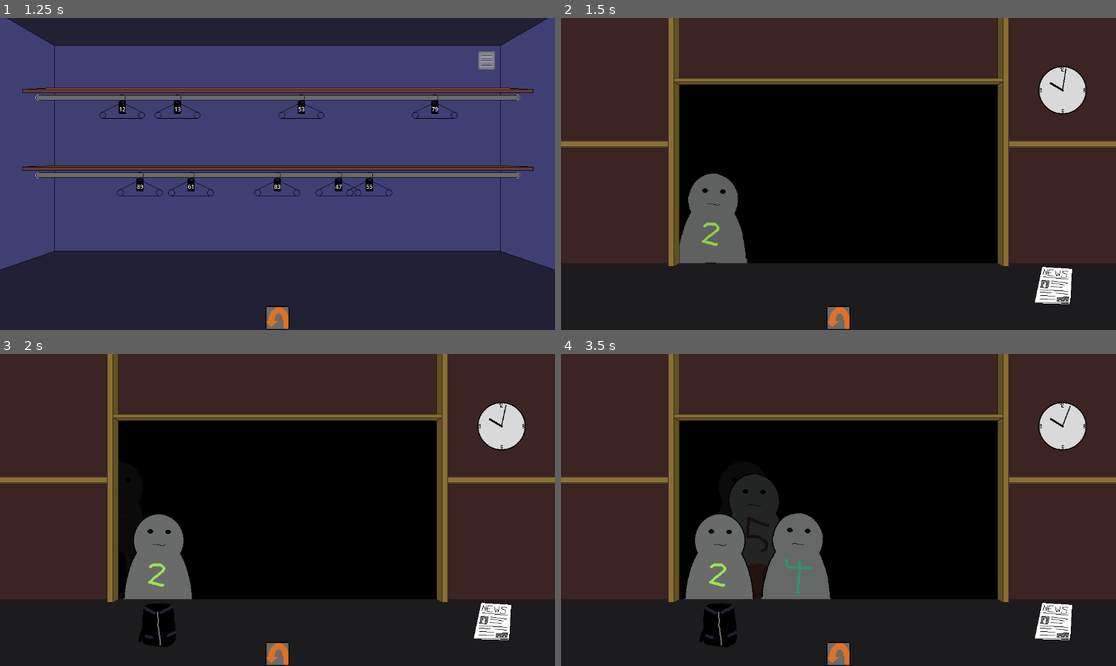
Above: before the commit, frames 1-4 (two rows, left to right).
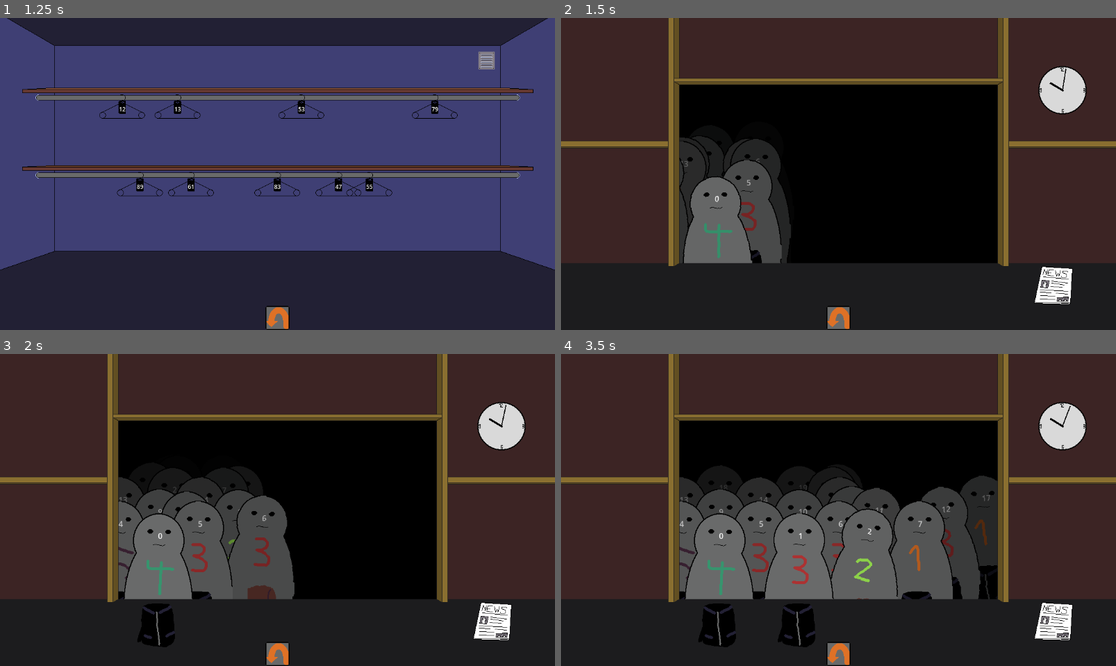
Above: after the commit, the same moments.

Repository: Reicher/cloakroom
Game: Godot game, scene res://scenes/game.tscn
Two runs of this game, one before a commit and one after it. Both use one fixed random seed, a clock stepped at 60 frames per second and the inputs below.
Inputs (mouse positions are in pixels of both pictures, inside the frame that each line leads up to):
- Up to frame 1 (1.25 s): click (277, 317) at 0.5 s
- Up to frame 2 (1.5 s): click (838, 317) at 1.25 s
- Up to frame 3 (2 s): no input
- Up to frame 4 (3.5 s): click (838, 653) at 2 s; tap Enter at 2.75 s; move the mouse to (683, 444) at 2.77 s; click (683, 444) at 2.92 s

Frame 1 is identical in both runs. In frame 2, 4.8% of the frame differs, in the area x 21-42%, y 37-79%; in frame 3, 8.4%; in frame 4, 15%, in the area x 21-79%, y 38-94%.

Commit message:
state one done, bug free?

Diff:
--- a/project.godot
+++ b/project.godot
@@ -15,6 +15,12 @@
 config/features=PackedStringArray("4.3", "Forward Plus")
 config/icon="res://icon.svg"
 
+[global_group]
+
+ticket=""
+surface=""
+pickable=""
+
 [input]
 
 pickup={
--- a/scenes/guest.tscn
+++ b/scenes/guest.tscn
@@ -1,8 +1,10 @@
-[gd_scene load_steps=6 format=3 uid="uid://b5lv7jagjt36c"]
+[gd_scene load_steps=8 format=3 uid="uid://b5lv7jagjt36c"]
 
 [ext_resource type="Texture2D" uid="uid://cfdkgih8upaqi" path="res://assets/image/people.png" id="1_0h3y4"]
-[ext_resource type="Script" path="res://scripts/guest.gd" id="1_cosfk"]
-[ext_resource type="PackedScene" uid="uid://3jaosd11oj0w" path="res://scenes/pickableItems/money.tscn" id="4_umgrx"]
+[ext_resource type="Script" path="res://scripts/guest/guest.gd" id="2_lea64"]
+[ext_resource type="Script" path="res://scripts/guest/store_state.gd" id="4_rmlru"]
+[ext_resource type="Script" path="res://scripts/guest/party_state.gd" id="5_wnbbw"]
+[ext_resource type="Script" path="res://scripts/guest/leave_state.gd" id="6_spsb4"]
 
 [sub_resource type="AtlasTexture" id="AtlasTexture_jnwbw"]
 atlas = ExtResource("1_0h3y4")
@@ -14,11 +16,7 @@
 [node name="Guest" type="Sprite2D"]
 texture = SubResource("AtlasTexture_jnwbw")
 offset = Vector2(0, -30)
-script = ExtResource("1_cosfk")
-
-[node name="Money" parent="." instance=ExtResource("4_umgrx")]
-visible = false
-position = Vector2(0, 62)
+script = ExtResource("2_lea64")
 
 [node name="LeaveTimer" type="Timer" parent="."]
 one_shot = true
@@ -29,4 +27,19 @@
 position = Vector2(2, 64.5)
 shape = SubResource("RectangleShape2D_ejxsv")
 
+[node name="Store" type="Node" parent="."]
+script = ExtResource("4_rmlru")
+
+[node name="Party" type="Node" parent="."]
+script = ExtResource("5_wnbbw")
+
+[node name="Leave" type="Node" parent="."]
+script = ExtResource("6_spsb4")
+
+[node name="Label" type="Label" parent="."]
+offset_top = -144.0
+offset_right = 40.0
+offset_bottom = -121.0
+text = "1"
+
 [connection signal="timeout" from="LeaveTimer" to="." method="_on_leave_timer_timeout"]
--- a/scenes/pickableItems/pickable_item.tscn
+++ b/scenes/pickableItems/pickable_item.tscn
@@ -2,7 +2,7 @@
 
 [ext_resource type="Script" path="res://scripts/pickable_item.gd" id="1_h4u6v"]
 
-[node name="PickableItem" type="Node2D"]
+[node name="PickableItem" type="Node2D" groups=["pickable"]]
 texture_filter = 1
 script = ExtResource("1_h4u6v")
 
--- a/scenes/pickableItems/ticket.tscn
+++ b/scenes/pickableItems/ticket.tscn
@@ -7,7 +7,7 @@
 [sub_resource type="LabelSettings" id="LabelSettings_tykhu"]
 font_size = 12
 
-[node name="PickableItem" instance=ExtResource("1_o6fba")]
+[node name="PickableItem" groups=["ticket"] instance=ExtResource("1_o6fba")]
 
 [node name="Sprite2D" parent="." index="0"]
 texture = ExtResource("2_pek8y")
--- a/scenes/surface.tscn
+++ b/scenes/surface.tscn
@@ -2,7 +2,7 @@
 
 [ext_resource type="Script" path="res://scripts/surface.gd" id="1_li0kv"]
 
-[node name="Surface" type="Area2D"]
+[node name="Surface" type="Area2D" groups=["surface"]]
 position = Vector2(0, 509)
 script = ExtResource("1_li0kv")
 
--- a/scripts/counterView.gd
+++ b/scripts/counterView.gd
@@ -4,16 +4,11 @@
 @onready var counter = $Booth/Surface
 
 func add_guest(guest: Node2D):
-	guest.stand_in_queue(queue)
-
 	guest.dropItem.connect(on_guest_drop)
 	counter.item_added.connect(guest.counter_item_added)
 
-func on_guest_arrive(guest: Node2D):
-	queue.handle_guest(guest)
-
-func on_guest_leave(guest: Node2D):
-	queue.handle_guest(guest)
+	guest._queue = queue
+	queue.add_child(guest)
 
 func on_guest_drop(item: Node2D):
 	item.move_to_parent(self)
--- a/scripts/game.gd
+++ b/scripts/game.gd
@@ -8,7 +8,7 @@
 var guestScene = preload("res://scenes/guest.tscn")
 
 # Club Night Settings
-var total_guests = 24
+var total_guests = 20
 var night_duration = 30
 
 var elapsed_time = 0
@@ -16,7 +16,7 @@
 var guests_spawned = 0
 
 func _ready():
-	var spawn_interval = (night_duration / 2.0) / total_guests
+	var spawn_interval = 0#(night_duration / 2.0) / total_guests
 	for i in range(total_guests):
 		guest_spawn_times.append(i * spawn_interval)  # Precompute spawn times
 
@@ -34,6 +34,7 @@
 	guest.dropItem.connect(hand.add_pickable)
 	counter_view.add_guest(guest)
 	guest.notify_opening_hours(0, night_duration)
+	guest.change_state("Store") # Initial state
 
 func _on_texture_button_pressed() -> void:
 	counter_view.visible = !counter_view.visible
--- a/scripts/guest.gd
+++ b/scripts/guest.gd
@@ -26,7 +26,6 @@
 var guest_id = guests
 
 
-
 func _ready():
 	global_position = Vector2(0, 300)
 	var texture = AtlasTexture.new()
@@ -42,7 +41,6 @@
 
 	print("Guest " + str(guest_id) + " Initialized with speed: " + str(speed) + ", Belonging: " + str(belonging))
 	guests += 1
-
 
 func stand_in_queue(queue: Node2D):
 	_queue = queue
--- /dev/null
+++ b/scripts/guest/guest.gd
@@ -0,0 +1,93 @@
+extends Sprite2D
+
+signal dropItem(item: Node2D)
+
+@onready var leaving = $LeaveTimer
+@onready var notificationArea = $NotificationArea
+
+var speed : int = 150 + (randi() % 150)
+var position_tween : Tween = null
+var rock_tween: Tween = null
+
+@onready var money = $Money
+var belonging : Node2D
+var ticket: Node2D
+
+var _queue : Node2D
+static var guests = 0
+var guest_id = guests
+
+var current_state
+
+func _ready():
+	guests += 1
+	global_position = Vector2(0, 300)
+	var texture = AtlasTexture.new()
+	texture.atlas = load("res://assets/image/people.png")
+	texture.region = Rect2(145 * (randi() % 5), 0, 145, 300)
+	self.texture = texture
+
+	# Get a random cloak and add it as the guest's belonging
+	belonging = Wardrobe.new().get_random_cloak()
+	if belonging:
+		belonging.position = Vector2(0, 50)
+		add_child(belonging)
+
+	$Label.text = str(guest_id)
+
+func change_state(new_state: String) -> void:
+	print("Guest " + str(guest_id) + " transition from " + str(current_state) + " to " + new_state)
+	if current_state:
+		current_state.exit_state()
+	current_state = get_node(new_state)
+	if current_state:
+		current_state.enter_state(self)
+
+func find_better_spot():
+	var position = _queue.get_best_spot(self)
+	if position:
+		_move_to(position)
+
+func pay(amount: int):
+	var money = load("res://scenes/pickableItems/money.tscn").instantiate()
+	money.position = position + Vector2(0, 62)
+	dropItem.emit(money)
+
+func _move_to(target_pos: Vector2) -> Tween:
+	if position_tween and position_tween.is_running():
+		position_tween.kill()
+	if rock_tween and rock_tween.is_running():
+		rock_tween.kill()
+
+	var duration = global_position.distance_to(target_pos) / speed
+	position_tween = create_tween()
+	position_tween.tween_property(self, "global_position", target_pos, duration)
+	position_tween.set_trans(Tween.TRANS_LINEAR)
+	position_tween.set_ease(Tween.EASE_IN_OUT)
+
+	rock_tween = create_tween()
+
+	rock_tween.set_loops(-1)
+	rock_tween.set_trans(Tween.TRANS_LINEAR)
+	rock_tween.set_ease(Tween.EASE_IN_OUT)
+
+	var rock_duration = 1.0 / (speed / 100.0)
+	rock_tween.tween_property(self, "rotation", 0.1, rock_duration/2)
+	rock_tween.tween_property(self, "rotation", -0.1, rock_duration/2)
+
+	position_tween.finished.connect(func() -> void:
+		rock_tween.kill()
+		self.rotation = 0
+		current_state.move_finished()
+	)
+	return position_tween
+
+# Stupid function that nees to die
+func notify_opening_hours(opens: int, closes: int):
+	var night_duration = closes - opens
+	#leaving.start(float((night_duration/2) + randi() % (night_duration/2)))
+
+func counter_item_added(item: Node2D):
+	await get_tree().physics_frame  # Wait until physics updates so that item box is correct
+	if _queue.at_counter(self) and not position_tween.is_running() and notificationArea.overlaps_area(item.area):
+		current_state.item_presented(item)
--- /dev/null
+++ b/scripts/guest/guest_state.gd
@@ -0,0 +1,17 @@
+extends Node
+
+class_name GuestState
+
+var guest
+
+func enter_state(guest: Node2D) -> void:
+	self.guest = guest
+
+func exit_state() -> void:
+	pass
+
+func item_presented(item: Node2D):
+	pass
+
+func move_finished():
+	pass
--- /dev/null
+++ b/scripts/guest/leave_state.gd
@@ -0,0 +1,9 @@
+extends GuestState
+
+func enter_state(guest: Node2D) -> void:
+	super(guest)
+	pass
+
+func exit_state() -> void:
+	super()
+	pass
--- /dev/null
+++ b/scripts/guest/party_state.gd
@@ -0,0 +1,10 @@
+extends GuestState
+
+func enter_state(guest: Node2D) -> void:
+	super(guest)
+	var target_pos = Vector2(get_viewport().size.x, guest.position.y)
+	guest._move_to(target_pos)
+
+func exit_state() -> void:
+	super()
+	pass
--- /dev/null
+++ b/scripts/guest/store_state.gd
@@ -0,0 +1,32 @@
+extends GuestState
+
+func enter_state(guest: Node2D) -> void:
+	super(guest)
+
+	guest._queue.moving.connect(guest.find_better_spot)
+	guest._move_to(guest._queue.get_best_spot(guest))
+
+func exit_state() -> void:
+	super()
+
+func move_finished():
+	if not guest._queue.at_counter(guest):
+		return
+
+	guest._queue.moving.disconnect(guest.find_better_spot)
+
+	guest.belonging.visible = true
+	guest.dropItem.emit(guest.belonging)
+
+func item_presented(item: Node2D):
+	if not guest.ticket and item.is_in_group("ticket"):
+		print("Ticket dropped before guest " + str(guest.guest_id))
+		guest.ticket = item
+		guest.ticket.move_to_parent(self)
+		guest.ticket.visible = false
+
+		guest.pay(420)
+
+		guest._queue.leave(guest)
+
+		guest.change_state("Party")
--- a/scripts/hand.gd
+++ b/scripts/hand.gd
@@ -27,7 +27,6 @@
 	else:
 		item.move_to_parent(self)
 		held_items.append(item)
-		item.carried = true
 
 func _process(delta):
 	# Update positions of held items relative to mouse
--- a/scripts/pickable_item.gd
+++ b/scripts/pickable_item.gd
@@ -1,12 +1,8 @@
 extends Node2D
 
 signal picked(item: Node2D)
-var carried: bool = false
 
 @onready var area: Area2D = $Area2D
-
-func _ready() -> void:
-	add_to_group("pickable")
 
 func move_to_parent(new_parent: Node):
 	var global_position = self.global_position # Get item global position first
--- a/scripts/queue.gd
+++ b/scripts/queue.gd
@@ -37,17 +37,15 @@
 	var fade_factor = clamp((guest.position.y - min_y) / (max_y - min_y), 0.0, 1.0)
 	guest.modulate = Color(fade_factor, fade_factor, fade_factor, 1.0)
 
-func join(guest: Node2D):
-	if not guest.is_ancestor_of(self):
-		add_child(guest)
-	return get_best_spot(guest)
-
 func leave(guest: Node2D) -> void:
 	_find_guest_spot(guest)["guest"] = null
 	moving.emit()
 
 func at_counter(guest: Node2D) -> bool:
-	return _find_guest_spot(guest).get("row", -1) == 0
+	var spot = _find_guest_spot(guest)
+	if spot != {}:
+		return spot["row"] == 0
+	return false
 
 func _process(delta: float) -> void:
 	for row in rows:
@@ -56,15 +54,16 @@
 				_update_guest_modulate(spot["guest"])
 
 func get_best_spot(guest: Node2D):
-	if at_counter(guest):
+	var current_spot = _find_guest_spot(guest)
+	if current_spot and current_spot["row"] == 0: # alread at counter
 		return null
 
-	var current_spot = _find_guest_spot(guest)
 	if current_spot:
 		var better_spot = _get_free_spot_below(current_spot["row"], current_spot["column"])
 		if better_spot:
 			current_spot["guest"] = null
 			better_spot["guest"] = guest
+			print("Guest " + str(guest.guest_id) + " updated position to " + str(better_spot["row"]) + "," + str(better_spot["column"]))
 			return better_spot["position"]
 		return null
 
@@ -72,6 +71,7 @@
 		for spot in row:
 			if not spot["guest"]:
 				spot["guest"] = guest
+				print("Guest " + str(guest.guest_id) + " got position " + str(spot["row"]) + "," + str(spot["column"]))
 				return spot["position"]
 
 	push_error("No available spot found for guest!")
--- a/scripts/surface.gd
+++ b/scripts/surface.gd
@@ -3,11 +3,8 @@
 signal item_added(item: Node2D)
 signal right_clicked(surface: Area2D)
 
-func _ready() -> void:
-	add_to_group("surface")
-
 func add_item(item: Node2D):
-	item.carried = false # Needed?
+	print(str(item) + " dropped on surface " + str(self))
 	item.move_to_parent(self)
 	item_added.emit(item)
 
